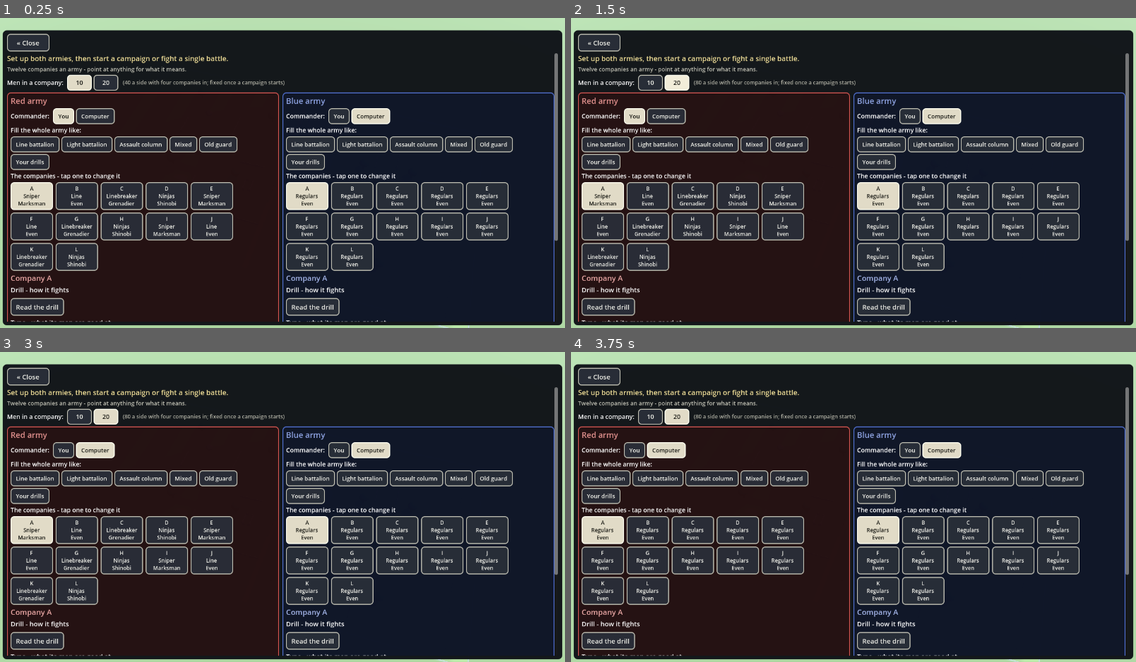
Above: before the commit, frames 1-4 (two rows, left to right).
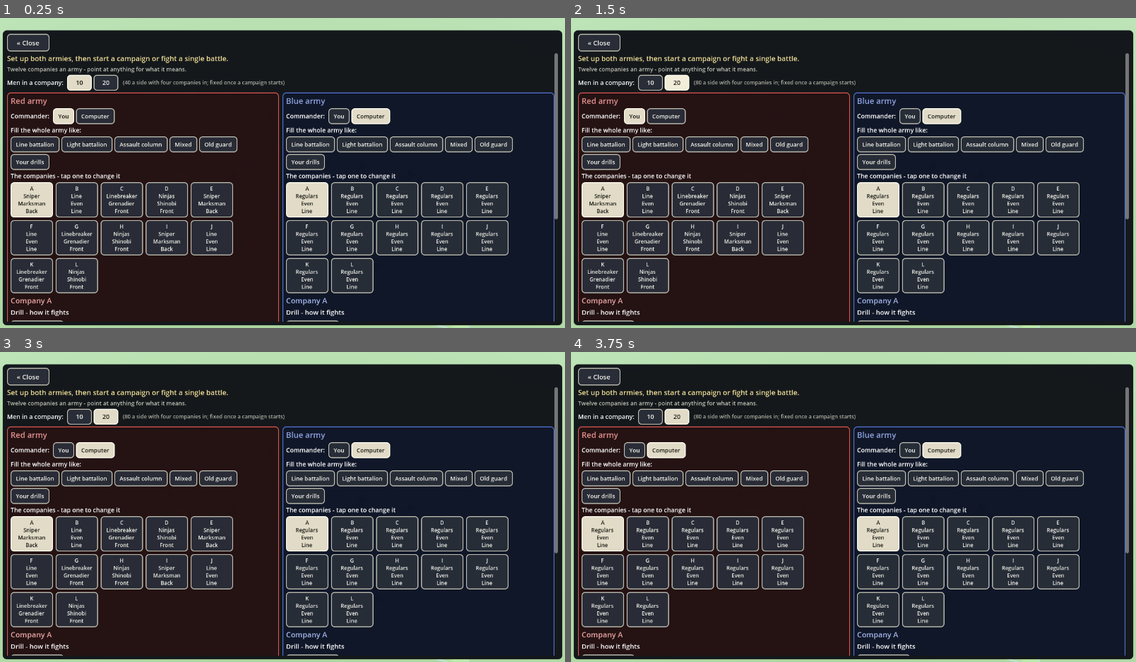
Above: after the commit, the same moments.

Repository: nathandunn/drillbook-bots
Game: Godot game, scene res://scenes/Main.tscn
The game is run twice, just before and just after one commit, with the same random seed, the same clock (stepped at 60 frames per second) and the same inputs.
Inputs:
- Up to frame 1 (0.25 s): no input
- Up to frame 2 (1.5 s): click "10" at 0.5 s; click "20" at 1.25 s
- Up to frame 3 (3 s): click "You" at 2 s; click "Computer" at 2.75 s
- Up to frame 4 (3.75 s): click "Line battalion" at 3.5 s

The runs differ from the first frame. In frame 1, 7.9% of the frame differs, in the area x 1-99%, y 60-98%; in frame 2, 7.9%; in frame 3, 7.9%; in frame 4, 8.0%.

Commit message:
Order of battle: every company has a rank - Front, Line, Back or Held back (Auto: by type - bayonet men in front, shooters behind) - each rank spread across the front, ranks ten metres apart, and a rear rank keeps behind the front while it stands. Held-back companies are the captain's reserve and go after a running enemy. New drill words for all: rank ahead engaged / rank ahead firing / rank behind firing, enemy engaged elsewhere, enemy running nearby. Ninjas and Hammer take an enemy engaged elsewhere in the flank; Ninjas cut down the running. Mix lab 2 lists
Co-Authored-By: Claude Opus 5.5 <noreply@anthropic.com>
Claude-Session: https://claude.ai/code/session_0151CJsskN2V3a8mXPF74qvd

Diff:
--- a/scripts/drill.gd
+++ b/scripts/drill.gd
@@ -25,6 +25,16 @@
 	[["always"], "always"],
 	[["spotted"], "spotted"],
 	[["mates", "running"], "mates_running"],
+	[["rank", "ahead", "engaged"], "rank_ahead_engaged"],
+	[["front", "rank", "engaged"], "rank_ahead_engaged"],
+	[["rank", "ahead", "firing"], "rank_ahead_firing"],
+	[["rank", "behind", "firing"], "rank_behind_firing"],
+	[["rear", "rank", "firing"], "rank_behind_firing"],
+	[["enemy", "engaged", "elsewhere"], "enemy_engaged_elsewhere"],
+	[["enemy", "engaged", "with", "a", "neighbour"], "enemy_engaged_elsewhere"],
+	[["enemy", "engaged", "with", "a", "neighbor"], "enemy_engaged_elsewhere"],
+	[["enemy", "broken", "nearby"], "enemy_broken_nearby"],
+	[["enemy", "running", "nearby"], "enemy_broken_nearby"],
 	[["neighbour", "charging"], "neighbour_charging"],
 	[["neighbor", "charging"], "neighbour_charging"],
 	[["neighbour", "falling", "back"], "neighbour_falling_back"],
--- a/scripts/hud.gd
+++ b/scripts/hud.gd
@@ -631,7 +631,10 @@
 	var b := Button.new()
 	b.toggle_mode = true
 	var men := (" · %d" % (a["men"] as Array).size()) if show_men else ""
-	b.text = "%s%s\n%s\n%s" % [a["name"], men, a["drill"], a["type"]]
+	var rk: String = String(a.get("rank", "Auto"))
+	if rk == "Auto" or rk == "":
+		rk = MatchManager.default_rank(String(a["type"]))
+	b.text = "%s%s\n%s\n%s\n%s" % [a["name"], men, a["drill"], a["type"], rk]
 	b.custom_minimum_size = Vector2(96, 0)
 	b.add_theme_font_size_override("font_size", 12)
 	b.focus_mode = Control.FOCUS_NONE
@@ -690,6 +693,22 @@
 		b.pressed.connect(func(): game.set_company(t, i, "", n); _fill_roster(t); _fill_editor(t))
 		trow.add_child(b)
 	_type_help[t] = tl   # the type's description and numbers show when pointed at
+	# 3. where it stands in the order of battle
+	var rkl := Label.new()
+	rkl.text = "Rank - where it stands"
+	rkl.add_theme_font_size_override("font_size", 15)
+	ed.add_child(rkl)
+	_hover(rkl, "Front: first in the line - bayonet men. Line: the main line. Back: behind the others, firing past them - shooters; a back rank stays behind the front while the front stands. Held back: kept in reserve; the captain sends it in where the line is going worst or after a running enemy. Auto: by its type (Brawler, Grenadier, Ironside, Shinobi in front; Marksman, Scout at the back; the rest in the line).")
+	var rrow := HFlowContainer.new()
+	ed.add_child(rrow)
+	var cur_rank: String = String(a.get("rank", "Auto"))
+	for rn in MatchManager.RANKS:
+		var label: String = rn if rn != "Auto" else "Auto (%s)" % MatchManager.default_rank(String(a["type"]))
+		var rb := _chip(label, rn == cur_rank or (cur_rank == "" and rn == "Auto"))
+		rb.disabled = locked
+		var rr: String = rn
+		rb.pressed.connect(func(): game.set_company_rank(t, i, rr); _fill_roster(t); _fill_editor(t))
+		rrow.add_child(rb)
 	var ft := _chip("Fine-tune the type" + (" (hide)" if _finetune[t] else ""), _finetune[t])
 	ft.size_flags_horizontal = Control.SIZE_SHRINK_BEGIN
 	ft.pressed.connect(func(): _finetune[t] = not _finetune[t]; _fill_editor(t))
--- a/scripts/main.gd
+++ b/scripts/main.gd
@@ -125,12 +125,15 @@
 			var parts := String(args[key + "mix"]).split(",", false)
 			for c in mini(parts.size(), MatchManager.MAX_COMPANIES):
 				var f := parts[c].split("/")
+				var third: String = f[2].strip_edges() if f.size() > 2 else ""
 				var co := manager.new_company(t, c, f[0].strip_edges(), f[1].strip_edges() if f.size() > 1 else "Even",
-					f[2].strip_edges() if f.size() > 2 else MatchManager.SLOTS[mini(c, 3)], per)
+					third if MatchManager.SLOTS.has(third) else MatchManager.SLOTS[mini(c, 3)], per)
+				if MatchManager.RANKS.has(third):
+					co["rank"] = third   # Drill/Type/Front|Line|Back|Held back
 				if co.get("drill") == null:
 					push_warning("no drill called %s" % f[0])
 				cos2.append(co)
-			MatchManager.spread_front(cos2)
+			MatchManager.form_ranks(cos2)
 			manager.companies[t] = cos2
 			manager.battalion_names[t] = "Mix"
 		manager.select_company(t, 0)
@@ -674,12 +677,13 @@
 		co["type"] = (a["type_obj"] as SoldierType).copy()
 		co["type_name"] = a["type"]
 		co["army_i"] = picked[c]
+		co["rank"] = String(a.get("rank", "Auto"))
 		cos.append(co)
 		for m in a["men"]:
 			var rec: Dictionary = (m as Dictionary).duplicate()
 			rec["co"] = c
 			roster.append(rec)
-	MatchManager.spread_front(cos)
+	MatchManager.form_ranks(cos)
 	manager.companies[t] = cos
 	manager.battalion_names[t] = "Army"
 	manager.rosters[t] = roster
@@ -1066,6 +1070,10 @@
 		a["type"] = type_name if type_name != "Random" else (a["type_obj"] as SoldierType).label()
 
 
+func set_company_rank(t: int, i: int, rank: String) -> void:
+	armies[t][i]["rank"] = rank
+
+
 func copy_to_all(t: int, i: int) -> void:
 	var src: Dictionary = armies[t][i]
 	for a in armies[t]:
--- a/scripts/match_manager.gd
+++ b/scripts/match_manager.gd
@@ -103,7 +103,8 @@
 var _last_volley_t := {}   # ck -> time
 var _volley_ids := {}
 var _charge_since := {}
-var _idle := {}              # ck -> [since, shots, men]: a company doing nothing, and since when
+var _idle := {}
+var _fired_at := {}          # ck -> when a man of the company last fired              # ck -> [since, shots, men]: a company doing nothing, and since when
 var _exch := {}            # ck -> [hits given, hits taken] lately (decays)
 var _last_harm_t := 0.0    # when anyone last hit anyone
 var _press_since := {}
@@ -305,7 +306,7 @@
 			var reserve: bool = String(co["slot"]) == "Reserve"
 			var stack: int = int(per_slot.get(co["slot"], 0))
 			per_slot[co["slot"]] = stack + 1
-			var z0: float = home_z(t) + toward(t) * (0.0 if reserve else 22.0) - toward(t) * 8.0 * stack
+			var z0: float = home_z(t) + toward(t) * (0.0 if reserve else 22.0) - toward(t) * (8.0 * stack + float(co.get("depth", 0.0)))
 			order["line_z"] = z0
 			order["rally_z"] = z0
 			order["center_x"] = band_x(t, c)
@@ -400,6 +401,7 @@
 	_last_volley_t = {}
 	_charge_since = {}
 	_idle = {}
+	_fired_at = {}
 	_fallback_since = {}
 	_exch = {}
 	_last_harm_t = 0.0
@@ -516,6 +518,61 @@
 			"neighbour_engaged":
 				if fighting_n > 0 and float(o.get("nearest_d", INF)) <= 60.0:
 					return true
+	return false
+
+
+## Rank words: the companies of my side in a rank ahead of mine (nearer the enemy) are in it -
+## charging, fighting hand to hand or within 25 m - or are firing; or those behind me are firing.
+func rank_sense(id: String, t: int, c: int) -> bool:
+	var my_d := float(companies[t][c].get("depth", 0.0)) if c < (companies[t] as Array).size() else 0.0
+	for c2 in (companies[t] as Array).size():
+		if c2 == c or fighting_company(t, c2).is_empty() or is_reserve(t, c2):
+			continue
+		var d2 := float(companies[t][c2].get("depth", 0.0))
+		var o: Dictionary = orders[t][c2]
+		var fired_lately := elapsed - float(_fired_at.get(ck(t, c2), -100.0)) < 6.0
+		match id:
+			"rank_ahead_engaged":
+				if d2 < my_d and (String(o.get("mode", "")) == "charge" or float(o.get("nearest_d", INF)) <= 25.0):
+					return true
+			"rank_ahead_firing":
+				if d2 < my_d and fired_lately:
+					return true
+			"rank_behind_firing":
+				if d2 > my_d and fired_lately:
+					return true
+	return false
+
+
+## The enemy company nearest me is busy with another of my companies (closer to it than I am,
+## within 25 m of it): its flank or back is mine to take.
+func enemy_engaged_elsewhere(t: int, c: int) -> bool:
+	var here: Vector3 = orders[t][c].get("centre", Vector3(band_x(t, c), 0, home_z(t)))
+	var best := -1
+	var best_d := INF
+	for ec in (orders[1 - t] as Array).size():
+		var eo: Dictionary = orders[1 - t][ec]
+		if not eo.has("centre") or fighting_company(1 - t, ec).is_empty():
+			continue
+		var d := (eo["centre"] as Vector3).distance_to(here)
+		if d < best_d:
+			best_d = d
+			best = ec
+	if best < 0:
+		return false
+	var nd := float(orders[1 - t][best].get("nearest_d", INF))
+	return nd <= 25.0 and best_d > nd + 10.0
+
+
+## Men of theirs running within `r` metres of this company.
+func enemy_broken_near(t: int, c: int, r: float) -> bool:
+	var here: Vector3 = orders[t][c].get("centre", Vector3(band_x(t, c), 0, home_z(t)))
+	var n := 0
+	for s in alive_soldiers():
+		if s.team != t and s.is_routed and not s.gone and s.global_position.distance_to(here) < r:
+			n += 1
+			if n >= 2:
+				return true
 	return false
 
 
@@ -1043,6 +1100,21 @@
 			else:
 				order["line_z"] = centre.z
 
+	# --- the order of battle: a rear rank keeps behind the front rank while the front rank stands
+	var my_depth := float(companies[t][c].get("depth", 0.0))
+	if my_depth > 0.0 and mode != "charge" and mode != "fallback":
+		var lead := INF
+		for c2 in (companies[t] as Array).size():
+			if c2 == c or is_reserve(t, c2) or fighting_company(t, c2).is_empty():
+				continue
+			if float(companies[t][c2].get("depth", 0.0)) < my_depth and (orders[t][c2] as Dictionary).has("centre"):
+				var z2: float = (orders[t][c2]["centre"] as Vector3).z * toward
+				lead = minf(lead, z2) if lead < INF else z2
+		if lead < INF:
+			var cap: float = (lead - (my_depth - 0.0) * 0.8) * toward
+			if (float(order["line_z"]) - cap) * toward > 0.0:
+				order["line_z"] = cap
+
 	# --- the volley: enough men loaded and in range, and it's been a moment since the last
 	if mode != "charge" and mode != "fallback" and not enemies.is_empty() and not _plan.get("hold_fire", false):
 		var ready := 0
@@ -1107,6 +1179,12 @@
 			return alive_e == 0 or float(fighting(1 - t).size()) / float(alive_e) < 0.5
 		"neighbour_charging", "neighbour_falling_back", "neighbour_engaged", "neighbour_broken":
 			return neighbour_sense(id, t, c)
+		"rank_ahead_engaged", "rank_ahead_firing", "rank_behind_firing":
+			return rank_sense(id, t, c)
+		"enemy_engaged_elsewhere":
+			return enemy_engaged_elsewhere(t, c)
+		"enemy_broken_nearby":
+			return enemy_broken_near(t, c, 50.0)
 		"mates_running":
 			# two in five of my own side are routed: the line is going
 			var own_n := 0
@@ -1410,6 +1488,7 @@
 
 func _on_fired(s: Soldier, victim: Soldier, hit: bool) -> void:
 	stats["shots"][s.team] += 1
+	_fired_at[ck(s.team, s.company)] = elapsed
 	if hit and victim.team != s.team:
 		stats["hits"][s.team] += 1
 		_exch[ck(s.team, s.company)][0] += 1.0
@@ -1467,6 +1546,16 @@
 				worst_l = l
 				worst = o
 		var trigger := 0.45 - 0.25 * agg   # an eager captain sends it in sooner
+		# the enemy is running: the held-back company goes after them
+		var run_x := 0.0
+		var run_n := 0
+		for e in alive_soldiers():
+			if e.team != t and e.is_routed and not e.gone:
+				run_x += e.global_position.x
+				run_n += 1
+		if run_n >= 4:
+			committed[ck(t, c)] = clampf(run_x / run_n, -Field.HALF_X + 8.0, Field.HALF_X - 8.0)
+			continue
 		if worst >= 0 and worst_l >= trigger:
 			committed[ck(t, c)] = band_x(t, worst)
 		elif elapsed > 90.0 and agg > 0.6 and strength_ratio(t) > 1.3:
@@ -1561,13 +1650,53 @@
 	match_ended.emit(result)
 
 
-## More than four companies share the whole front, up to eight abreast, a ninth and more behind -
-## nobody stands where he can only see his own men's backs. Four or fewer keep their slots.
+## The order of battle: every company takes a rank - Front, Line or Back (or is Held back by the
+## captain) - by its own choice or, left to "Auto", by its type: bayonet men in front, shooters
+## behind, the rest between. Each rank spreads across the whole front (up to eight abreast, more
+## stack behind), the ranks ten metres apart. Four or fewer companies all in one rank keep the
+## old left / centre / right slots.
+const RANKS := ["Auto", "Front", "Line", "Back", "Held back"]
+const RANK_DEPTH := {"Front": 0.0, "Line": 10.0, "Back": 20.0, "Held back": 0.0}
+
+
+static func default_rank(type_name: String) -> String:
+	match type_name:
+		"Brawler", "Grenadier", "Ironside", "Shinobi":
+			return "Front"
+		"Marksman", "Scout":
+			return "Back"
+	return "Line"
+
+
+static func form_ranks(cos: Array) -> void:
+	var groups := {}
+	for co in cos:
+		var r: String = String(co.get("rank", "Auto"))
+		if r == "" or r == "Auto" or not RANKS.has(r):
+			r = default_rank(String(co.get("type_name", "Even")))
+		co["rank"] = r
+		if r == "Held back":
+			co["slot"] = "Reserve"
+			co.erase("band")
+			co["depth"] = 0.0
+			continue
+		if not groups.has(r):
+			groups[r] = []
+		groups[r].append(co)
+	if groups.size() <= 1 and cos.size() <= 4:
+		for co in cos:
+			co["depth"] = 0.0
+		return   # one rank of four or fewer: the old left-to-right slots
+	for r in groups:
+		var g: Array = groups[r]
+		var across := mini(g.size(), 8)
+		for i in g.size():
+			var i_line := i % across
+			g[i]["band"] = 45.0 - (float(i_line) + 0.5) * (90.0 / float(across))
+			g[i]["slot"] = "%s %d" % [r, i_line]
+			g[i]["depth"] = float(RANK_DEPTH[r])
+
+
+## Kept for older callers: the order of battle by type.
 static func spread_front(cos: Array) -> void:
-	if cos.size() <= 4:
-		return
-	var across := mini(cos.size(), 8)
-	for c in cos.size():
-		var i_line := c % across
-		cos[c]["band"] = 45.0 - (float(i_line) + 0.5) * (90.0 / float(across))
-		cos[c]["slot"] = "Line %d" % i_line
+	form_ranks(cos)
Not shown, changed: drills/20-ninjas.drill
Not shown, changed: drills/31-hammer.drill
Not shown, changed: tools/batch/mixlab_gen.py
